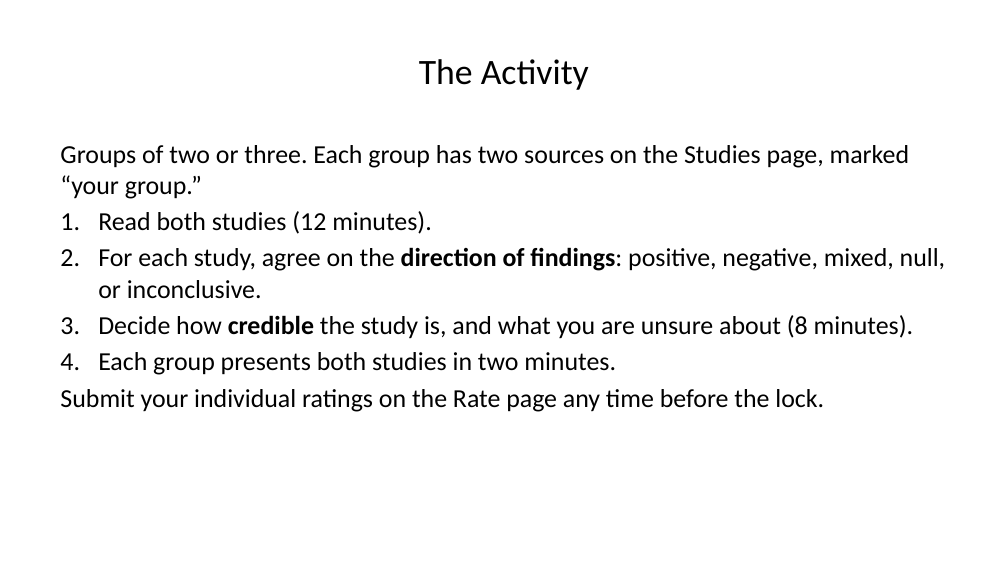
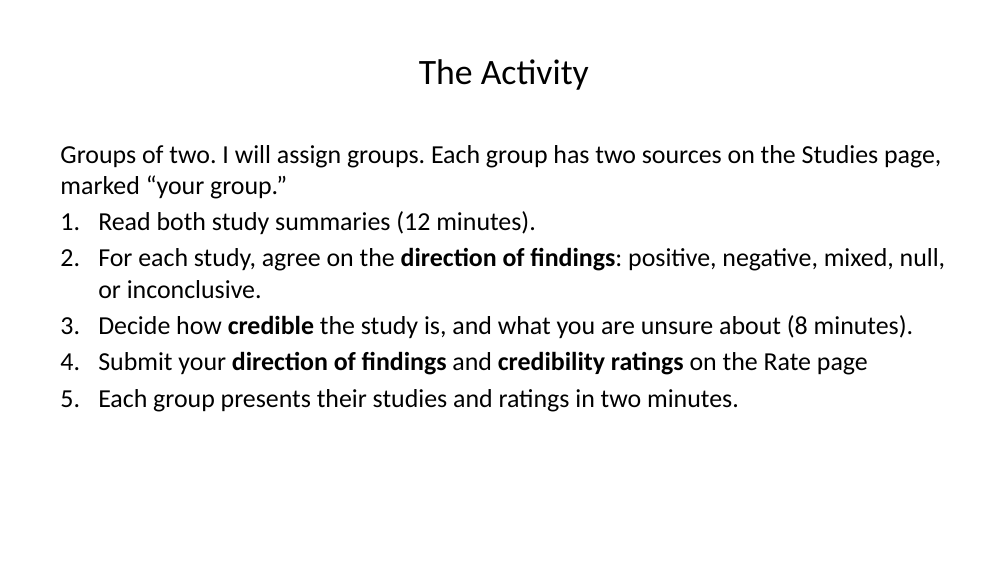
Before and after one commit to steffenerickson/edtech-evidence-lab, a slide deck: slide 6 of slides/output/edtech_slides_v2.pptx. Drawn at 1008x567 pixels with LibreOffice and Linux fonts; fonts in the diff are those of the drawing. Boxes give left, top, right and bottom in pixels: in the first picture for what was removed or moved away, otherwise in the second. Text is boxed around its words. In the diff, an @@ line names an element or a change of style, - is before the commit and + after.

```diff
--- a/slides/output/edtech_slides_v2.pptx
+++ b/slides/output/edtech_slides_v2.pptx
@@ text at bbox=[60, 145, 941, 235]: text changed @@
-Groups of two or three. Each group has two sources on the Studies page, marked “your group.”
-1. Read both studies (12 minutes).
+Groups of two. I will assign groups. Each group has two sources on the Studies page, marked “your group.”
+1. Read both study summaries (12 minutes).
@@ text at bbox=[98, 351, 868, 412]: text changed @@
-4. Each group presents both studies in two minutes.
-Submit your individual ratings on the Rate page any time before the lock.
+4. Submit your direction of findings and credibility ratings on the Rate page
+5. Each group presents their studies and ratings in two minutes.
```
Also in this commit, not shown: 3 other slides changed, 1 slide added, 6 slides removed, 10 other files.
